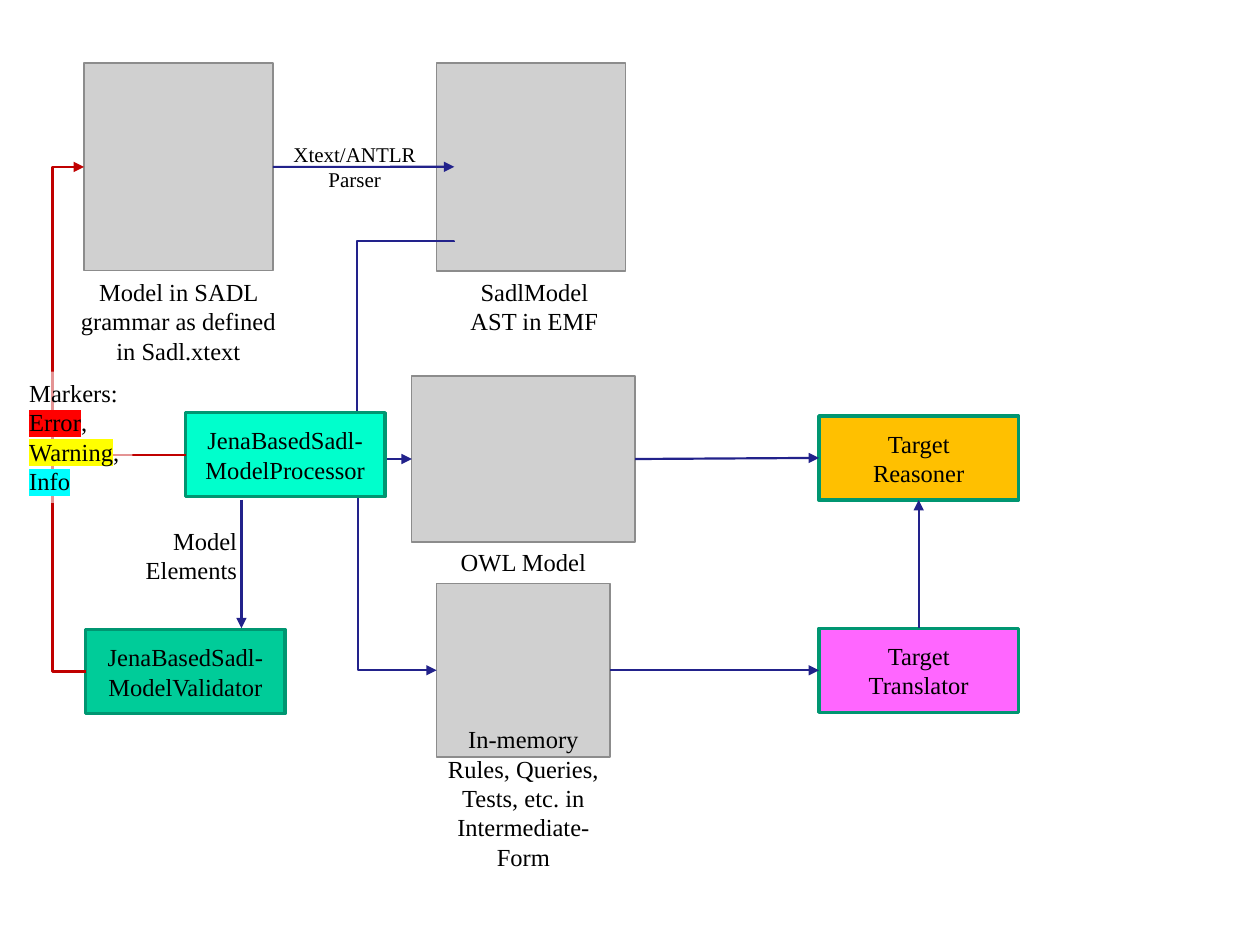
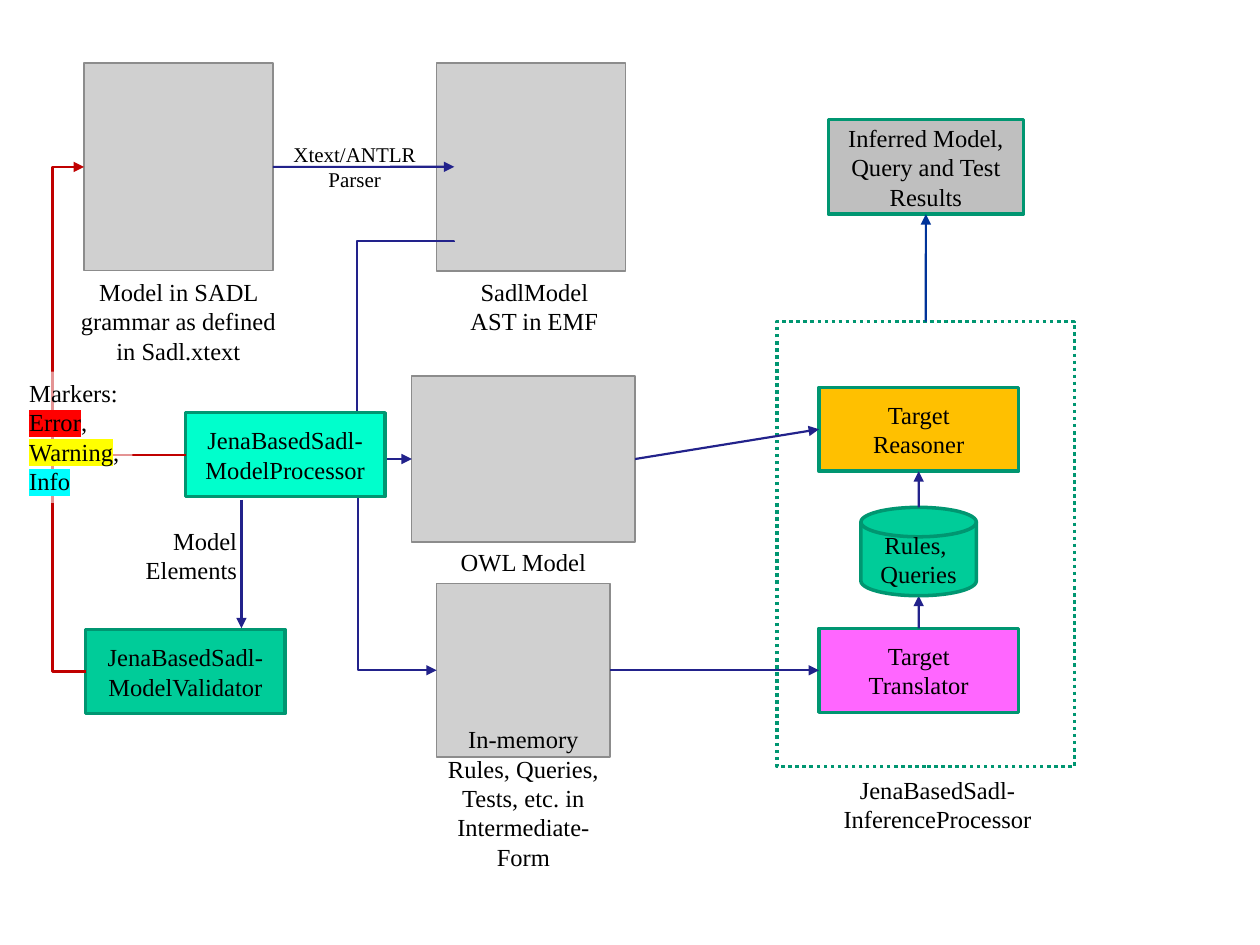
Before and after one commit to SemanticApplicationDesignLanguage/sadl, a slide deck: slide 28 of docs/developer/SupportingMaterial/Sadl.pptx. Drawn at 1260x945 pixels with LibreOffice and Linux fonts; fonts in the diff are those of the drawing; grey boxes stand for pictures. Boxes give left, top, right and bottom in pixels: in the first picture for what was removed or moved away, otherwise in the second. Text is boxed around its words. In the diff, an @@ line names an element or a change of style, - is before the commit and + after.

```diff
--- a/docs/developer/SupportingMaterial/Sadl.pptx
+++ b/docs/developer/SupportingMaterial/Sadl.pptx
@@ rectangle added at bbox=[828, 120, 1023, 214], fill #BFBFBF, outline #009771 2 pt, 14 pt, text #000000 @@
+Inferred Model,
+Query and Test Results
@@ arrow added from (926, 321) to (926, 214), #003399 1.25 pt @@
@@ rectangle added at bbox=[777, 321, 1075, 766], fill #FFFFFF, outline #009771 2 pt dashed @@
@@ rectangle "Target": place and size @@
-rectangle "Target" at bbox=[819, 416, 1018, 500]
+rectangle "Target" at bbox=[819, 387, 1018, 471]
@@ arrow moved from (635, 459) - (819, 457) to (635, 459) - (819, 430) @@
@@ arrow added from (919, 508) to (919, 471), #22228B 1.25 pt @@
@@ cylinder added at bbox=[861, 508, 976, 596], fill #00CC99, outline #009771 2 pt, 14 pt, text #000000 @@
+Rules,
+Queries
@@ arrow moved from (919, 629) - (919, 500) to (919, 629) - (919, 596) @@
@@ text added at bbox=[844, 782, 1032, 829], 14 pt, text #000000 @@
+JenaBasedSadl-InferenceProcessor
```
Also in this commit, not shown: 1 other file.
